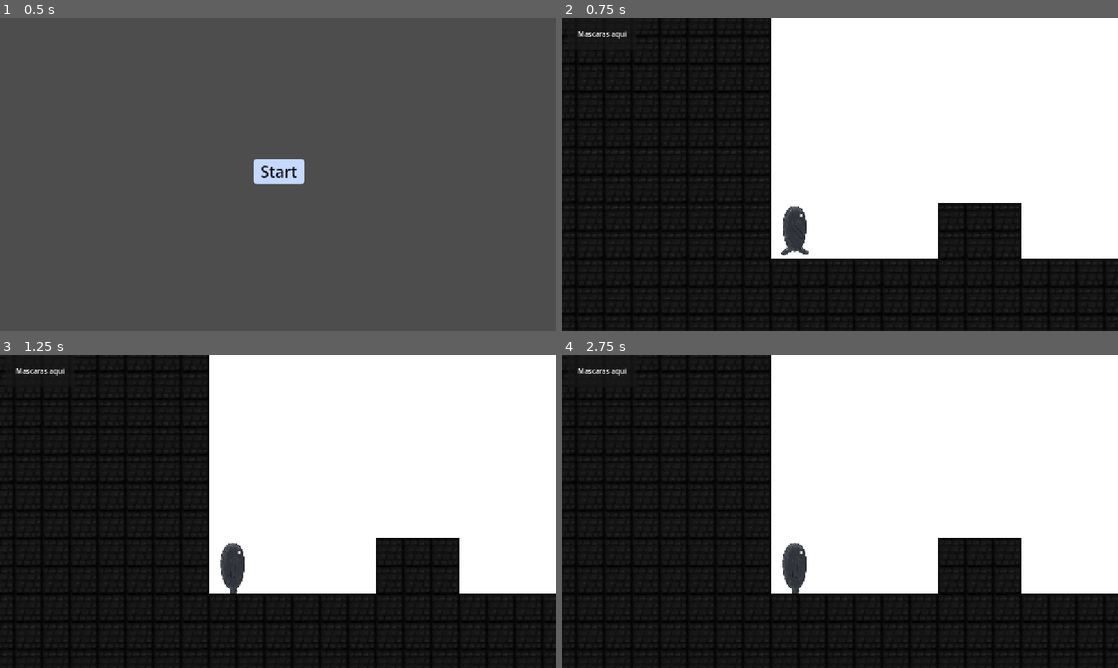
Above: before the commit, frames 1-4 (two rows, left to right).
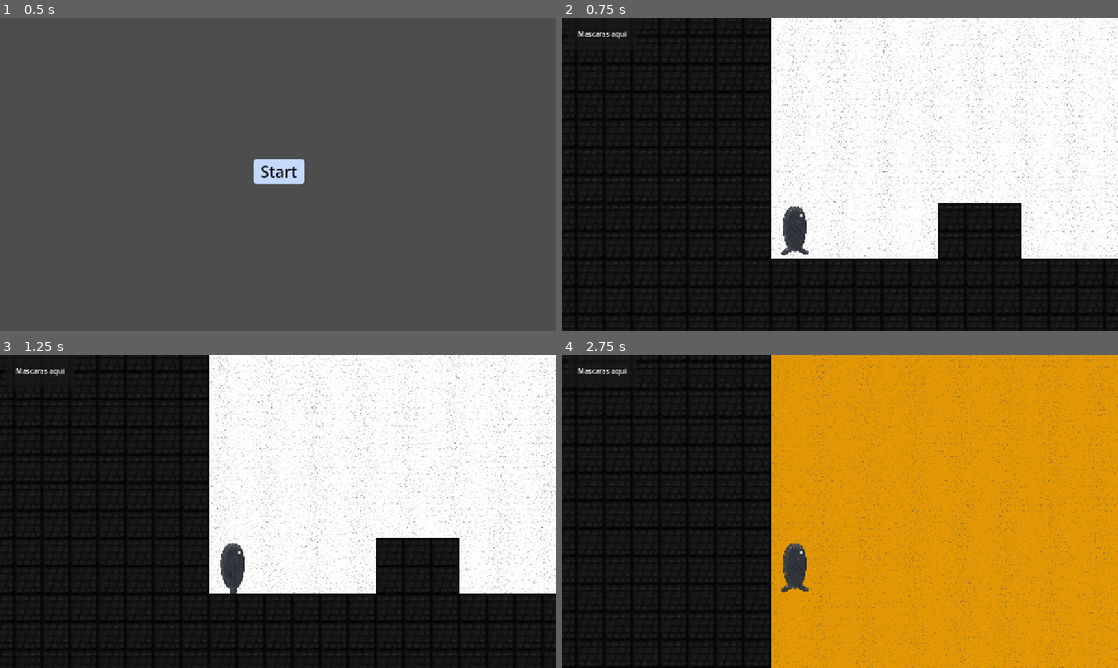
Above: after the commit, the same moments.

Repository: Guilhermeasper/ggj-mask
Game: Godot game, scene res://levels/main_menu/main_menu.tscn
The game is run twice, just before and just after one commit, with the same random seed, the same clock (stepped at 60 frames per second) and the same inputs.
Inputs:
- Up to frame 1 (0.5 s): no input
- Up to frame 2 (0.75 s): click "Start" at 0.5 s
- Up to frame 3 (1.25 s): no input
- Up to frame 4 (2.75 s): hold Z 1.28-2.03 s; hold E (mask_right) from 1.28 s (still down); tap Space (jump) at 1.52, 2.27 s; tap Z at 2.1 s

Frame 1 is identical in both runs. In frame 2, 3.9% of the frame differs, in the area x 37-100%, y 0-77%; in frame 3, 4.0%; in frame 4, 62%, in the area x 0-100%, y 0-100%.

Commit message:
feat: add new mask system with distinct visuals

Diff:
--- a/entities/masks/mask.gd
+++ b/entities/masks/mask.gd
@@ -1,11 +1,17 @@
 extends CharacterBody2D
 
-enum MaskState {IDLE, THROWN, RETURNING}
+enum MaskState { IDLE, THROWN, RETURNING }
 
 @export var speed: float = 1200.0
 @export var max_distance: float = 600.0
 @export var return_speed: float = 800.0
 @export var curve_power: float = 1500.0 # Upward force
+
+@onready var yellow_sprite = $Yellow
+@onready var red_sprite = $Red
+@onready var blue_sprite = $Blue
+
+var _mask_color = "none"
 
 var _state: MaskState = MaskState.IDLE
 var _start_position: Vector2
@@ -30,10 +36,28 @@
 	velocity = _direction * speed
 
 
+func _ready() -> void:
+	yellow_sprite.visible = false
+	red_sprite.visible = false
+	blue_sprite.visible = false
+
+
+func set_mask_color(color: String) -> void:
+	_mask_color = color
+
+
+func flip_masks(flip: bool) -> void:
+	yellow_sprite.flip_h = flip
+	red_sprite.flip_h = flip
+	blue_sprite.flip_h = flip
+
+
 func _physics_process(delta: float) -> void:
 	match _state:
 		MaskState.IDLE:
-			pass
+			yellow_sprite.visible = _mask_color == "yellow"
+			red_sprite.visible = _mask_color == "red"
+			blue_sprite.visible = _mask_color == "blue"
 		MaskState.THROWN:
 			# Decelerate along the throw direction
 			position.x += _direction.x * 20
--- a/entities/masks/mask.tscn
+++ b/entities/masks/mask.tscn
@@ -1,6 +1,9 @@
 [gd_scene format=3 uid="uid://bkpte013dpw0f"]
 
 [ext_resource type="Script" uid="uid://u1nr4npga2v1" path="res://entities/masks/mask.gd" id="1_lj4tr"]
+[ext_resource type="Texture2D" uid="uid://e5m0qmqg7muy" path="res://assets/arts/masks/Y LATERAL.png" id="2_4s1ha"]
+[ext_resource type="Texture2D" uid="uid://2iwiurb0l6pw" path="res://assets/arts/masks/B LATERAL.png" id="2_fu3ew"]
+[ext_resource type="Texture2D" uid="uid://byiaqmmv0bmrt" path="res://assets/arts/masks/R LATERAL.png" id="4_xq0al"]
 
 [sub_resource type="CircleShape2D" id="CircleShape2D_lj4tr"]
 radius = 17.0
@@ -10,10 +13,23 @@
 collision_mask = 255
 script = ExtResource("1_lj4tr")
 
-[node name="Polygon2D" type="Polygon2D" parent="." unique_id=1028192543]
-color = Color(1, 1, 1, 0)
-polygon = PackedVector2Array(0, -16, 0, 17, 4, 16, 7, 15, 9, 14, 10, 12, 12, 11, 13, 10, 14, 8, 15, 6, 16, 4, 17, 2, 17, -1, 17, -3, 16, -5, 15, -6, 14, -8, 13, -9, 12, -11, 11, -11, 10, -12, 9, -13, 8, -14, 7, -14, 6, -15, 5, -15, 4, -16, 3, -16, 1, -16)
-
 [node name="CollisionShape2D" type="CollisionShape2D" parent="." unique_id=623091752]
 rotation = -0.0037934026
 shape = SubResource("CircleShape2D_lj4tr")
+
+[node name="Yellow" type="Sprite2D" parent="." unique_id=343686683]
+visible = false
+position = Vector2(-9.999999, -5)
+scale = Vector2(0.26171875, 0.26171875)
+texture = ExtResource("2_4s1ha")
+
+[node name="Blue" type="Sprite2D" parent="." unique_id=1152375055]
+position = Vector2(-11.000001, -6.0000005)
+scale = Vector2(0.12988283, 0.12988283)
+texture = ExtResource("2_fu3ew")
+
+[node name="Red" type="Sprite2D" parent="." unique_id=579577273]
+visible = false
+position = Vector2(-10, -4)
+scale = Vector2(0.26464844, 0.26464844)
+texture = ExtResource("4_xq0al")
--- a/entities/player/player.gd
+++ b/entities/player/player.gd
@@ -25,19 +25,22 @@
 
 const INITIAL_MASK_COLOR = MaskColors.NONE
 
-@onready var background_color = %BackgroundColor
+@onready var background_color = %CanvasLayer
 @onready var sprite: AnimatedSprite2D = $Sprite
 @onready var mask_node = $Mask
 
 var _mask_index: int = INITIAL_MASK_COLOR
 var _current_mask: MaskData = ALL_MASKS[INITIAL_MASK_COLOR]
 var _extra_jumps_remaining: int = 0
-var _available_masks: Array[MaskData] = [ALL_MASKS[INITIAL_MASK_COLOR]]
+var _available_masks: Array[MaskData] = ALL_MASKS
+var mask_default_position: Vector2
+var mask_offset: int = 12
 
 
 func _ready() -> void:
 	set_collision_layers()
-	background_color.color = _current_mask.color
+	mask_default_position = mask_node.position
+	background_color.change_color(_current_mask.color)
 
 	var checkpoint_position = GameManager.get_respawn_position()
 
@@ -68,7 +71,11 @@
 	velocity.x = direction * SPEED
 	if direction != 0:
 		sprite.flip_h = direction < 0
-		mask_node.position.x = -abs(mask_node.position.x) if direction < 0 else abs(mask_node.position.x)
+		mask_node.flip_masks(direction < 0)
+		if direction < 0:
+			mask_node.position.x = mask_default_position.x - mask_offset
+		else:
+			mask_node.position.x = mask_default_position.x
 
 	if Input.is_action_just_pressed("mask_left"):
 		_switch_mask(-1)
@@ -106,10 +113,8 @@
 	_current_mask = _available_masks[_mask_index]
 
 	_extra_jumps_remaining = _current_mask.extra_jumps
-	background_color.color = _current_mask.color
-
-	var gradient = mask_node.get_node("Polygon2D")
-	gradient.color = _current_mask.color
+	background_color.change_color(_current_mask.color)
+	mask_node.set_mask_color(_current_mask.mask_name)
 
 	set_collision_layers()
 
--- a/entities/player/player.tscn
+++ b/entities/player/player.tscn
@@ -74,6 +74,8 @@
 scale = Vector2(0.24218754, 0.24218754)
 sprite_frames = SubResource("SpriteFrames_abrql")
 animation = &"walk"
+frame = 2
+frame_progress = 0.25984266
 
 [node name="Mask" parent="." unique_id=1772725403 instance=ExtResource("2_abrql")]
 position = Vector2(11.999998, -45)
--- /dev/null
+++ b/levels/level_1/level_1.gdshader
@@ -0,0 +1,26 @@
+shader_type canvas_item;
+
+uniform sampler2D noise_img : repeat_enable;
+uniform float strength : hint_range(0.0, 1.0) = 0.5;
+uniform float speed : hint_range(0.0, 10.0) = 1.0;
+
+void fragment() {
+    // Criamos uma variação de tempo para o giz "vibrar" levemente (estilo animação manual)
+    // Se quiser estático, pode remover o TIME
+    vec2 uv_offset = vec2(floor(TIME * speed)) * 0.1;
+
+    // Pegamos o valor do ruído
+    float noise = texture(noise_img, UV + uv_offset).r;
+
+    // Pegamos a cor original do ColorRect
+    vec4 color = COLOR;
+
+    // Aplicamos a "falha" do giz.
+    // Onde o ruído é baixo, a transparência aumenta
+    float grain = smoothstep(0.2, 0.8, noise + (1.0 - strength));
+
+    // Multiplicamos o alpha original pelo nosso grão
+    color.a *= grain;
+
+    COLOR = color;
+}
--- a/levels/level_1/level_1.tscn
+++ b/levels/level_1/level_1.tscn
@@ -2,6 +2,7 @@
 
 [ext_resource type="Script" uid="uid://bx4th8j58juqs" path="res://levels/level_1/level_1.gd" id="1_k1ttk"]
 [ext_resource type="PackedScene" uid="uid://drj5l6cuickqd" path="res://entities/player/player.tscn" id="2_45440"]
+[ext_resource type="PackedScene" uid="uid://wqoowr2ds3q7" path="res://scenes/background.tscn" id="3_7rikf"]
 [ext_resource type="Texture2D" uid="uid://cx1ky4w46wtxr" path="res://assets/arts/environment/tile_base.png" id="4_hyp3v"]
 [ext_resource type="PackedScene" uid="uid://h4gr4ej6ygth" path="res://entities/player/death_area.tscn" id="7_mxc8w"]
 [ext_resource type="PackedScene" uid="uid://dihji23xxltkc" path="res://scenes/checkpoint.tscn" id="8_j48du"]
@@ -51,7 +52,7 @@
 texture = ExtResource("12_7rikf")
 texture_region_size = Vector2i(64, 64)
 0:0/0 = 0
-0:0/0/physics_layer_2/polygon_0/points = PackedVector2Array(-32, -32, 32, -32, 32, 32, -32, 32)
+0:0/0/physics_layer_2/polygon_0/points = PackedVector2Array(-30.917944, -32, 32, -32, 32, 32, -30.917946, 32)
 
 [sub_resource type="TileSet" id="TileSet_8jbay"]
 tile_size = Vector2i(64, 64)
@@ -76,17 +77,8 @@
 [node name="DeathArea" parent="." unique_id=996170154 instance=ExtResource("7_mxc8w")]
 position = Vector2(956, 919)
 
-[node name="CanvasLayer" type="CanvasLayer" parent="." unique_id=495964767]
-layer = -1
-
-[node name="BackgroundColor" type="ColorRect" parent="CanvasLayer" unique_id=619720857]
+[node name="CanvasLayer" parent="." unique_id=699901549 instance=ExtResource("3_7rikf")]
 unique_name_in_owner = true
-anchors_preset = 15
-anchor_right = 1.0
-anchor_bottom = 1.0
-grow_horizontal = 2
-grow_vertical = 2
-color = Color(0.24840015, 0.24840018, 0.24840015, 1)
 
 [node name="Checkpoint" parent="." unique_id=305946423 node_paths=PackedStringArray("checkpoint_marker") instance=ExtResource("8_j48du")]
 position = Vector2(786, 595)
--- a/resources/masks/blue_mask.tres
+++ b/resources/masks/blue_mask.tres
@@ -4,8 +4,8 @@
 
 [resource]
 script = ExtResource("1_4hfbk")
-mask_name = "Mascara Azul"
-color = Color(0.2784314, 0.14117648, 0.7019608, 1)
+mask_name = "blue"
+color = Color(0, 0.278, 0.69, 1)
 can_parry = true
 target_collision_layer = 7
 metadata/_custom_type_script = "uid://br1b54eugys3n"
--- a/resources/masks/red_mask.tres
+++ b/resources/masks/red_mask.tres
@@ -4,8 +4,8 @@
 
 [resource]
 script = ExtResource("1_62dbj")
-mask_name = "Mascara Vermelha"
-color = Color(0.7019608, 0.07058824, 0.07058824, 1)
+mask_name = "red"
+color = Color(0.643, 0, 0.027, 1)
 can_attack = true
 target_collision_layer = 5
 metadata/_custom_type_script = "uid://br1b54eugys3n"
--- a/resources/masks/white_mask.tres
+++ b/resources/masks/white_mask.tres
@@ -4,5 +4,6 @@
 
 [resource]
 script = ExtResource("1_qlgte")
+mask_name = "white"
 target_collision_layer = 3
 metadata/_custom_type_script = "uid://br1b54eugys3n"
--- a/resources/masks/yellow_mask.tres
+++ b/resources/masks/yellow_mask.tres
@@ -4,8 +4,8 @@
 
 [resource]
 script = ExtResource("1_vqe7d")
-mask_name = "Mascara Amarela"
-color = Color(0.8235294, 0.9019608, 0, 1)
+mask_name = "yellow"
+color = Color(0.894, 0.596, 0.016, 1)
 extra_jumps = 1
 target_collision_layer = 6
 metadata/_custom_type_script = "uid://br1b54eugys3n"
--- /dev/null
+++ b/scenes/background.gd
@@ -0,0 +1,7 @@
+extends CanvasLayer
+
+@onready var background_color = $BackgroundColor
+
+
+func change_color(color: Color) -> void:
+	background_color.color = color
--- /dev/null
+++ b/scenes/background.tscn
@@ -0,0 +1,32 @@
+[gd_scene format=3 uid="uid://wqoowr2ds3q7"]
+
+[ext_resource type="Shader" uid="uid://riv3m0d4s7aj" path="res://levels/level_1/level_1.gdshader" id="1_bkp1e"]
+[ext_resource type="Script" uid="uid://dh2d0dhhrlb7v" path="res://scenes/background.gd" id="1_y0upk"]
+
+[sub_resource type="FastNoiseLite" id="FastNoiseLite_7rikf"]
+frequency = 0.5
+
+[sub_resource type="NoiseTexture2D" id="NoiseTexture2D_ov0dm"]
+noise = SubResource("FastNoiseLite_7rikf")
+
+[sub_resource type="ShaderMaterial" id="ShaderMaterial_ov0dm"]
+shader = ExtResource("1_bkp1e")
+shader_parameter/noise_img = SubResource("NoiseTexture2D_ov0dm")
+shader_parameter/strength = 0.7090000336775
+shader_parameter/speed = 0.8610000408975
+
+[node name="CanvasLayer" type="CanvasLayer" unique_id=699901549]
+layer = -1
+script = ExtResource("1_y0upk")
+
+[node name="BackgroundColor" type="ColorRect" parent="." unique_id=682766793]
+material = SubResource("ShaderMaterial_ov0dm")
+anchors_preset = 15
+anchor_right = 1.0
+anchor_bottom = 1.0
+grow_horizontal = 2
+grow_vertical = 2
+color = Color(0.24840015, 0.24840018, 0.24840015, 1)
+
+[node name="Parallax2D" type="Parallax2D" parent="." unique_id=870248582]
+visible = false
Not shown, added: levels/level_1/level_1.gdshader.uid
Not shown, changed: levels/level_2/level_2.tscn
Not shown, added: scenes/background.gd.uid
